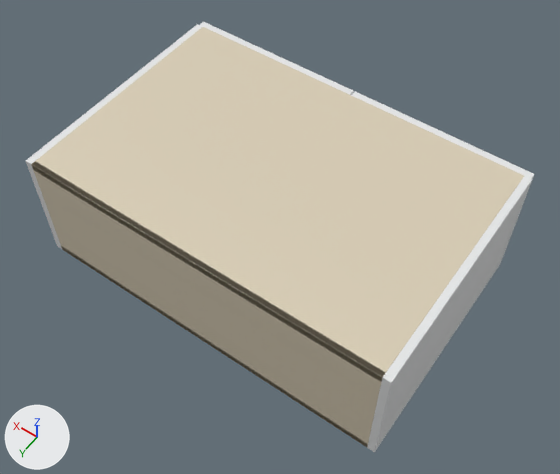
The glTF model storefront/public/cabinet-inventory/models/oppein-ply-ssw-w361224.glb: old version first, new version second.
Rendered twice from a camera (50 mm lens) standing at (-0.211, 0.628, 1.527) and looking at (0.43, -0.269, 0.118). Lighting does not change. The marker at lower left points along +X, +Y and +Z. The older version comes first. Where no turn or scale is listed for an object, it has been applied to the vertices.

Names of what the first picture shows: 'Cabinet back', 'Cabinet bottom', 'Cabinet side', 'Cabinet side.001', 'Cabinet top', 'Door', 'Door.001'.
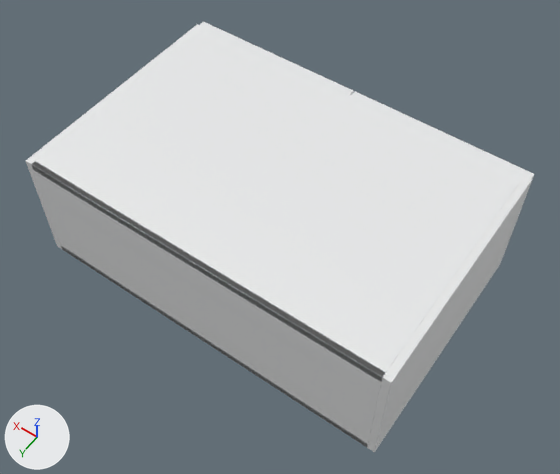
Pixel boxes [x1, y1, x2, y2] of what changed, in the pictures (560 x 474 px):
'Cabinet top', recoloured (beige to white)
    both: [31, 27, 524, 382]
'Cabinet back', recoloured (beige to white)
    both: [32, 161, 384, 447]
'Cabinet bottom', recoloured
    both: [61, 246, 367, 447]

The change in detail:
Material 'White cabinet carcass' (mat_white_cabinet_carcass) is new.
Its base color is (0.82, 0.83, 0.835) (white #eaebec).
Its roughness is 0.48.
me_cube_002 has 56 vertices, 108 faces and spans x -0.439..0.439, y -0.006..0.006, z -0.152..0.152.
me_cube_002 no longer uses material mat_cabinet_interior___visual_interpretation (beige #daceb6).
me_cube_002 gains material mat_white_cabinet_carcass (white #eaebec).
me_cube_003 has 56 vertices, 108 faces and spans x -0.439..0.439, y -0.293..0.293, z -0.009..0.009.
me_cube_003 no longer uses material mat_cabinet_interior___visual_interpretation (beige #daceb6).
me_cube_003 gains material mat_white_cabinet_carcass (white #eaebec).
me_cube_004 has 56 vertices, 108 faces and spans x -0.439..0.439, y -0.293..0.293, z -0.009..0.009.
me_cube_004 no longer uses material mat_cabinet_interior___visual_interpretation (beige #daceb6).
me_cube_004 gains material mat_white_cabinet_carcass (white #eaebec).
